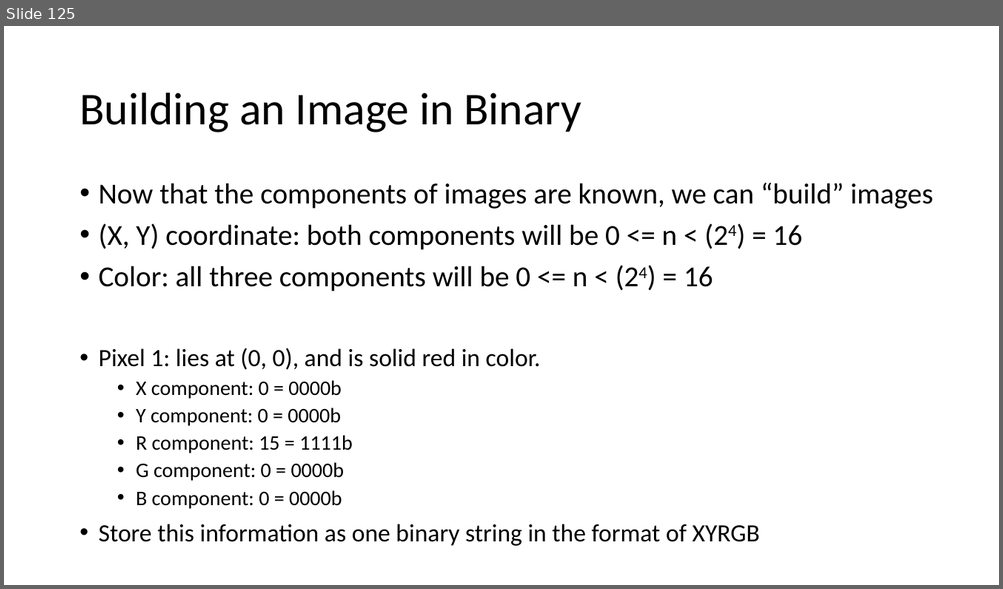
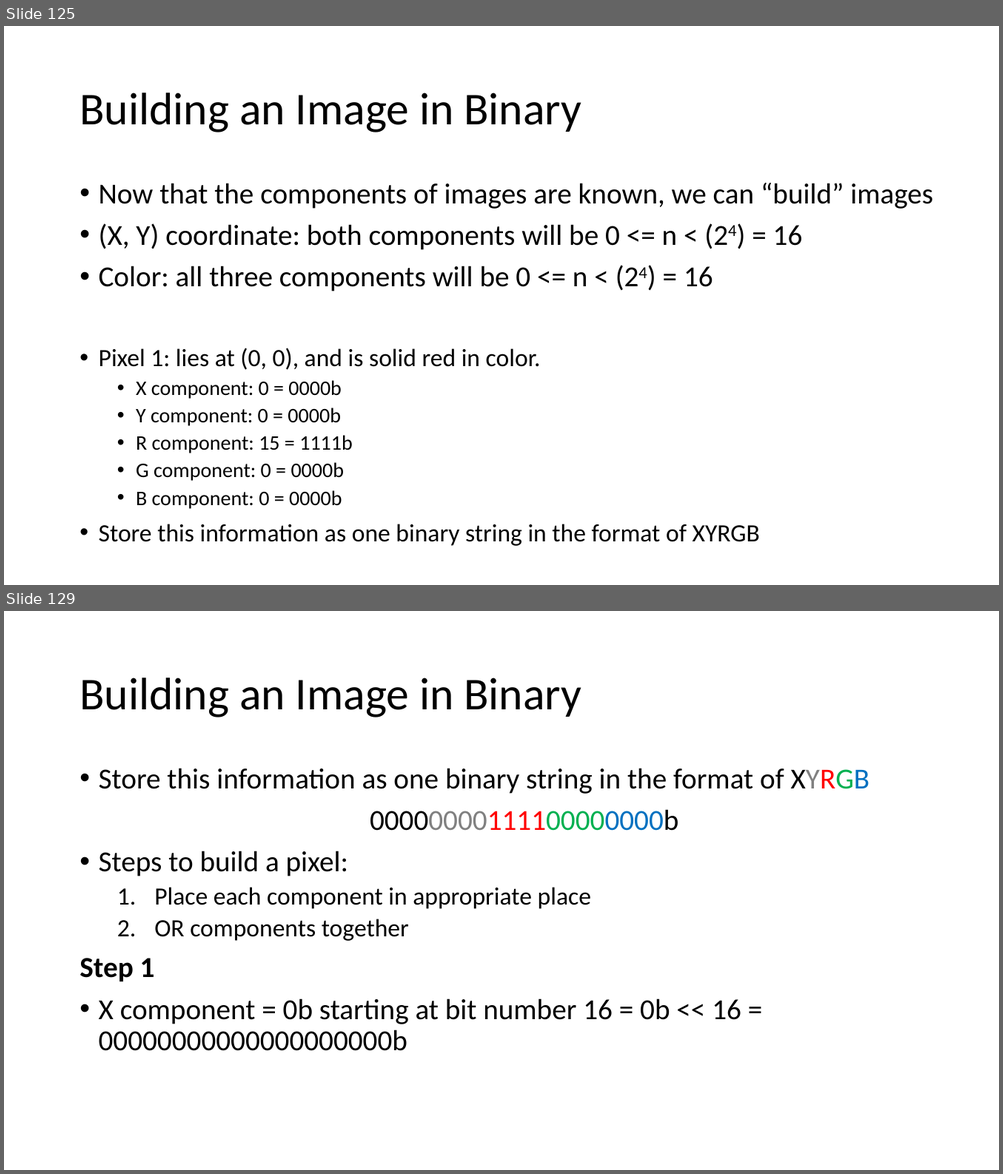
Before and after one commit to MrJoshGross/Course-Curricular-Material, a slide deck: wip/Lecture 5 - More Bitwise Operators.pptx. Shown one above the other, each under a label of ours: slide 125 before the commit, slides 125 and 129 after it; the slides between them are not shown. The pictures are 1003x589 and 1003x1174 pixels, drawn with LibreOffice and Linux fonts; fonts in the diff are those of the drawing. Boxes give left, top, right and bottom in pixels: in the first picture for what was removed or moved away, otherwise in the second. Text is boxed around its words. In the diff, an @@ line names an element or a change of style, - is before the commit and + after.

Commit message:
Update Lecture 5 - More Bitwise Operators.pptx
1st pixel building example

```diff
--- a/wip/Lecture 5 - More Bitwise Operators.pptx
+++ b/wip/Lecture 5 - More Bitwise Operators.pptx
@@ slide 129 added at <box>4,611,999,1170</box>, background #FFFFFF @@
@@ title added at <box>79,678,581,718</box>, 44 pt, text #000000 @@
+Building an Image in Binary
@@ text added at <box>79,768,870,1051</box>, 28 pt, text #000000 @@
+• Store this information as one binary string in the format of XYRGB
+00000000111100000000b
+• Steps to build a pixel:
+  1. Place each component in appropriate place
+  2. OR components together
+Step 1
+• X component = 0b starting at bit number 16 = 0b << 16 = 00000000000000000000b
```
Also in this commit, not shown: 2 slides changed, 9 other slides added.
